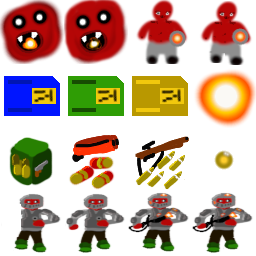
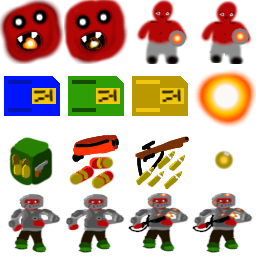
Revision of a layered 256 x 256 image; what changed, layer by layer:
removed layer "Layer #2" over [231, 28, 249, 44]
removed layer "Layer #1" over [168, 30, 186, 43]
removed layer "Layer copy" over [229, 28, 249, 65]
removed layer "Layer" over [168, 30, 186, 43]
painted on "enemyatlas.png" over [7, 28, 249, 233]
